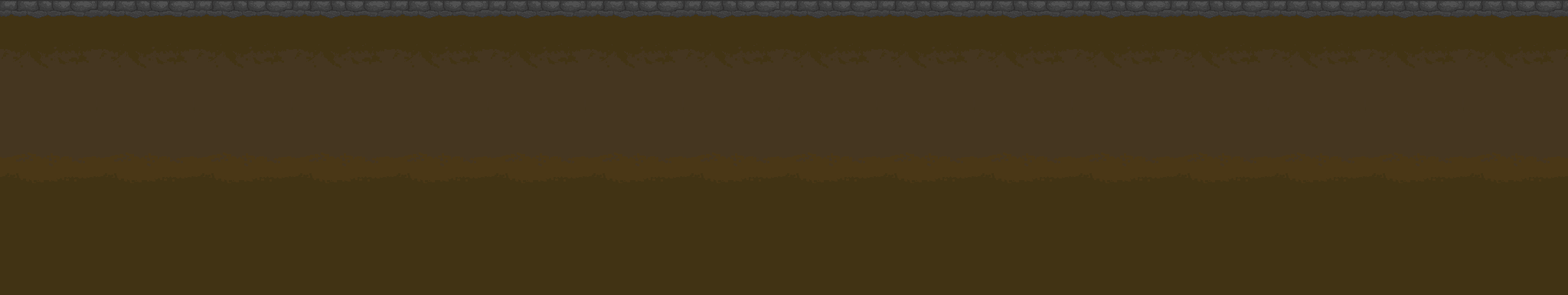
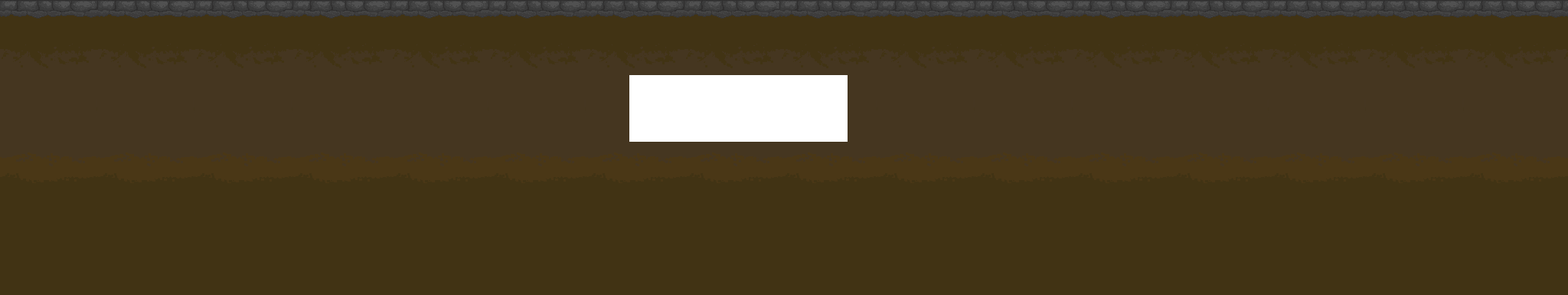
Two versions of the same layered image (1568x295). Layer-by-layer changes:
painted on "road" over bbox(629, 75, 848, 142)
